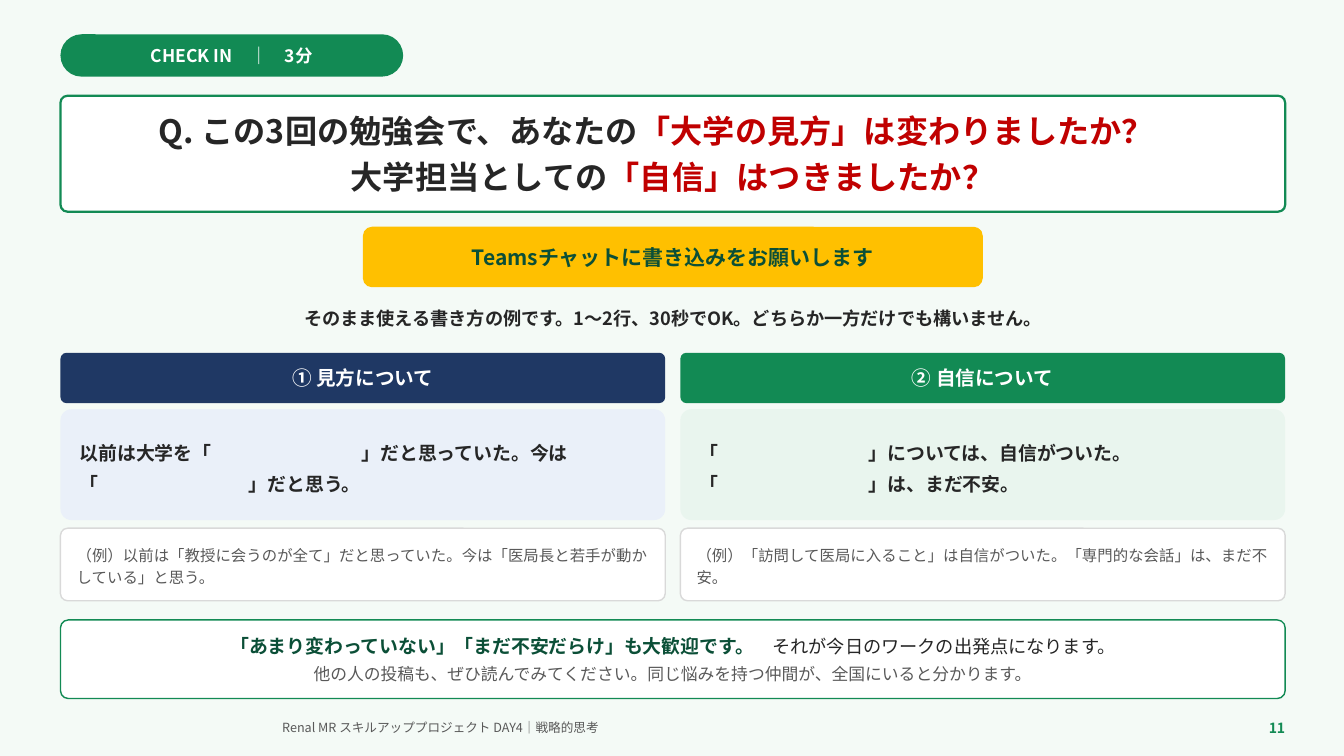
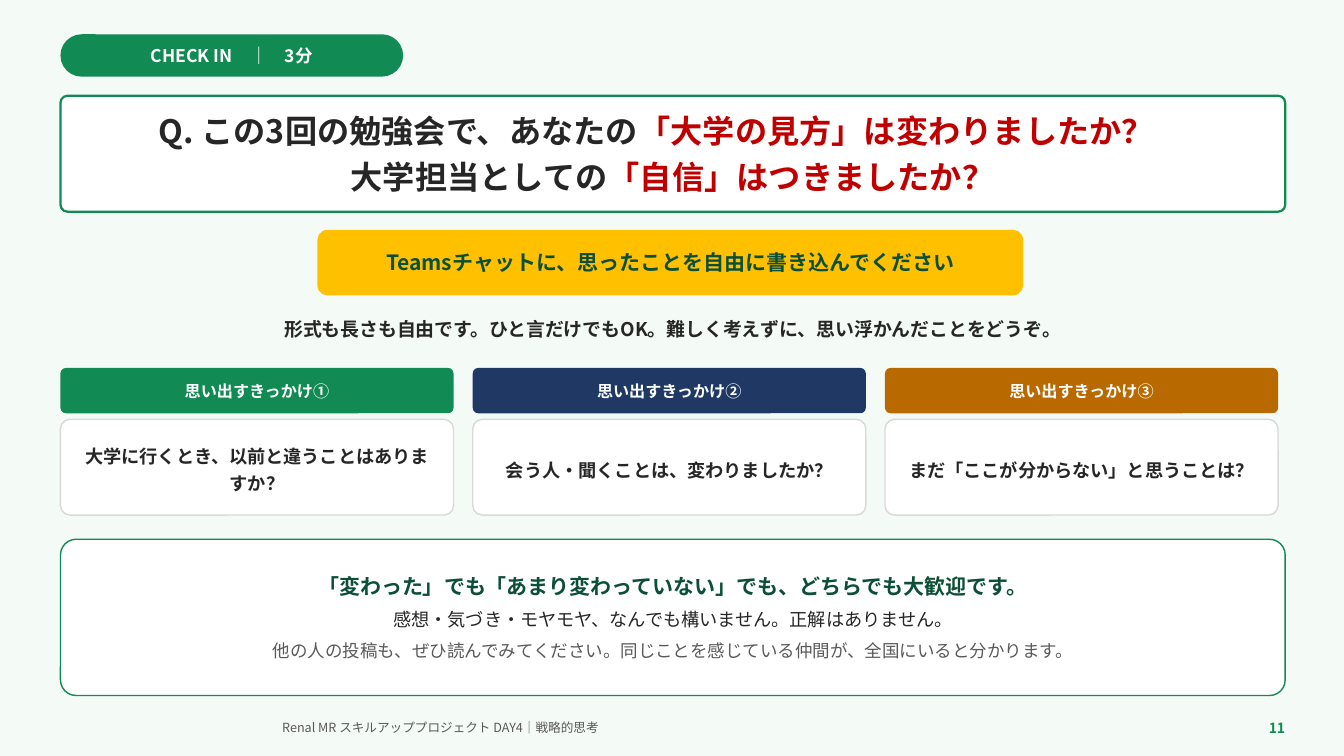
Before and after one commit to TAKUYA-1187/Claude, a slide deck: slide 11 of novartis_training/DAY4_ちょっと分かるだけで世界が変わる.pptx. Drawn at 1344x756 pixels with LibreOffice and Linux fonts; fonts in the diff are those of the drawing; background and template pictures are left out. Boxes give left, top, right and bottom in pixels: in the first picture for what was removed or moved away, otherwise in the second. Text is boxed around its words. In the diff, an @@ line names an element or a change of style, - is before the commit and + after.

```diff
--- a/novartis_training/DAY4_ちょっと分かるだけで世界が変わる.pptx
+++ b/novartis_training/DAY4_ちょっと分かるだけで世界が変わる.pptx
@@ rounded rectangle "Teamsチャットに、思ったことを自由に書き込んでください": place and size @@
-rounded rectangle "Teamsチャットに、思ったことを自由に書き込んでください" at [363,227,983,287]
+rounded rectangle "Teamsチャットに、思ったことを自由に書き込んでください" at [318,230,1023,295]
@@ text in rounded rectangle at [386,252,954,272]: text changed @@
-Teamsチャットに書き込みをお願いします
+Teamsチャットに、思ったことを自由に書き込んでください
@@ text at [284,320,1061,338]: text changed; size 13 to 13.5 pt @@
-そのまま使える書き方の例です。1〜2行、30秒でOK。どちらか一方だけでも構いません。
+形式も長さも自由です。ひと言だけでもOK。難しく考えずに、思い浮かんだことをどうぞ。
@@ rounded rectangle removed at [681,353,1286,403] @@
-② 自信について
@@ rounded rectangle "思い出すきっかけ①": place and size @@
-rounded rectangle "思い出すきっかけ①" at [60,353,665,403]
+rounded rectangle "思い出すきっかけ①" at [60,368,454,413]
@@ rounded rectangle "思い出すきっかけ①" at [60,368,454,413]: fill #1F3864 to #128A54 @@
@@ text in rounded rectangle at [185,383,329,399]: text changed; size 14 to 11.5 pt @@
-① 見方について
+思い出すきっかけ①
@@ rounded rectangle "思い出すきっかけ②": place and size @@
-rounded rectangle "思い出すきっかけ②" at [60,528,665,601]
+rounded rectangle "思い出すきっかけ②" at [473,368,866,413]
@@ rounded rectangle "思い出すきっかけ②" at [473,368,866,413]: fill #FFFFFF to #1F3864; outline #D9D9D9 1 pt to none; proportions changed @@
@@ text in rounded rectangle at [597,383,741,399]: text changed; size 11 to 11.5 pt; text colour #595959 to #FFFFFF; bold on @@
-（例）以前は「教授に会うのが全て」だと思っていた。今は「医局長と若手が動かしている」と思う。
+思い出すきっかけ②
@@ rounded rectangle "思い出すきっかけ③": place and size @@
-rounded rectangle "思い出すきっかけ③" at [681,409,1286,520]
+rounded rectangle "思い出すきっかけ③" at [885,368,1278,413]
@@ rounded rectangle "思い出すきっかけ③" at [885,368,1278,413]: fill #E9F5EE to #B86A00; proportions changed @@
@@ text in rounded rectangle at [1009,383,1153,399]: text changed; size 13.5 to 11.5 pt; text colour #262626 to #FFFFFF @@
-「 」については、自信がついた。「 」は、まだ不安。
+思い出すきっかけ③
@@ rounded rectangle "大学に行くとき、以前と違うことはありますか？": place and size @@
-rounded rectangle "大学に行くとき、以前と違うことはありますか？" at [60,409,665,520]
+rounded rectangle "大学に行くとき、以前と違うことはありますか？" at [60,419,454,515]
@@ rounded rectangle "大学に行くとき、以前と違うことはありますか？" at [60,419,454,515]: fill #EAF0F9 to #FFFFFF; outline none to #D9D9D9 1 pt @@
@@ rounded rectangle added at [473,419,866,515], fill #FFFFFF, outline #D9D9D9 1 pt, 13 pt, text #262626, bold @@
+会う人・聞くことは、変わりましたか？
@@ rounded rectangle "まだ「ここが分からない」と思うことは？": place and size @@
-rounded rectangle "まだ「ここが分からない」と思うことは？" at [681,528,1286,601]
+rounded rectangle "まだ「ここが分からない」と思うことは？" at [885,419,1278,515]
@@ text in rounded rectangle at [85,447,429,491]: text changed; size 13.5 to 13 pt @@
-以前は大学を「 」だと思っていた。今は「 」だと思う。
+大学に行くとき、以前と違うことはありますか？
@@ text in rounded rectangle at [909,461,1254,479]: text changed; size 11 to 13 pt; text colour #595959 to #262626; bold on @@
-（例）「訪問して医局に入ること」は自信がついた。「専門的な会話」は、まだ不安。
+まだ「ここが分からない」と思うことは？
@@ rounded rectangle "「変わった」でも「あまり変わっていない」でも、どちらでも大歓迎です。": place and size @@
-rounded rectangle "「変わった」でも「あまり変わっていない」でも、どちらでも大歓迎です。" at [60,620,1286,699]
+rounded rectangle "「変わった」でも「あまり変わっていない」でも、どちらでも大歓迎です。" at [60,539,1286,696]
@@ text in rounded rectangle at [273,576,1073,659]: text changed; size 12 to 12.5 pt @@
-「あまり変わっていない」「まだ不安だらけ」も大歓迎です。 それが今日のワークの出発点になります。
-他の人の投稿も、ぜひ読んでみてください。同じ悩みを持つ仲間が、全国にいると分かります。
+「変わった」でも「あまり変わっていない」でも、どちらでも大歓迎です。
+感想・気づき・モヤモヤ、なんでも構いません。正解はありません。
+他の人の投稿も、ぜひ読んでみてください。同じことを感じている仲間が、全国にいると分かります。
```
Also in this commit, not shown: 8 other slides changed, 2 other files.
